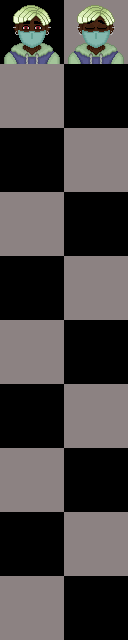
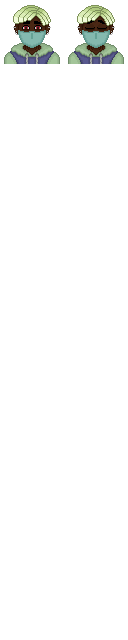
Layer changes from the first 128 x 640 image to the second:
hid "Boundaries" over [0, 0, 128, 640]
